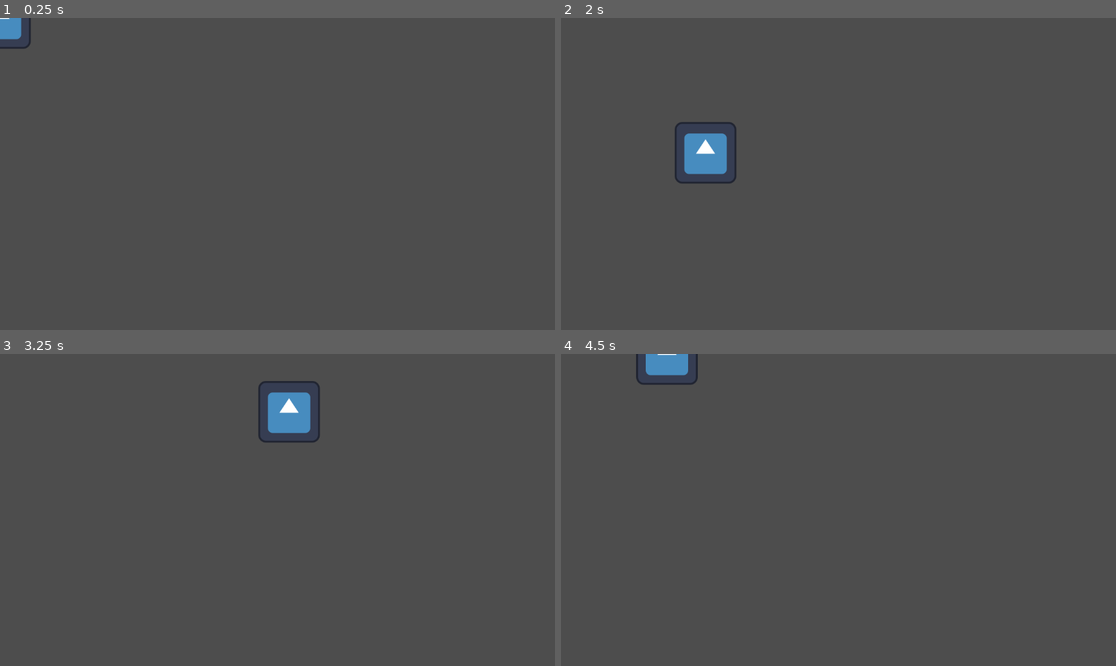
Above: before the commit, frames 1-4 (two rows, left to right).
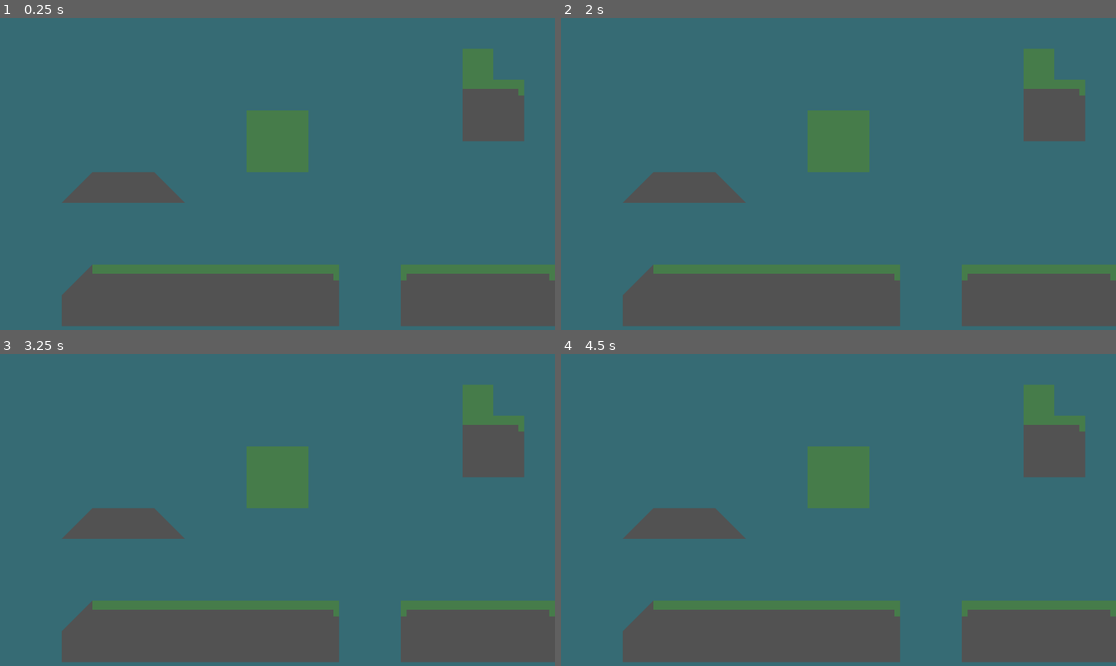
Above: after the commit, the same moments.

Repository: RealityGalaxy/Varis
Game: Godot game, scene res://scenes/level.tscn
Same seed, same stepped clock (60 frames per second), same inputs: the game is played once before the commit and once after it. The engine's default icon, where the game draws it, is replaced by a stand-in: a white triangle on a blue panel in a dark square.
Inputs:
- Up to frame 1 (0.25 s): no input
- Up to frame 2 (2 s): tap Enter at 0.5 s; hold Right (right) 0.53-1.28 s; hold Down (down) from 1.28 s (still down)
- Up to frame 3 (3.25 s): release Down (down) at 2.03 s; hold Right (right) 2.03-2.78 s; hold Up (up) from 2.78 s (still down)
- Up to frame 4 (4.5 s): release Up (up) at 3.53 s; hold Left (left) from 3.53 s (still down)

The runs differ from the first frame. In frame 1, 84% of the frame differs, in the area x 0-100%, y 0-100%; in frame 2, 84%; in frame 3, 84%; in frame 4, 84%.

Commit message:
VL-24. Basic map
Added a basic map with a tileset. Changed environment color and added physics to tileset.

Diff:
--- a/Varis/project.godot
+++ b/Varis/project.godot
@@ -45,3 +45,4 @@
 [rendering]
 
 renderer/rendering_method="mobile"
+environment/defaults/default_clear_color=Color(0.211765, 0.419608, 0.454902, 1)
--- a/Varis/scenes/level.tscn
+++ b/Varis/scenes/level.tscn
@@ -1,7 +1,47 @@
-[gd_scene load_steps=2 format=3 uid="uid://cgw6rfirr30ks"]
+[gd_scene load_steps=4 format=3 uid="uid://cgw6rfirr30ks"]
 
-[ext_resource type="PackedScene" uid="uid://cubitxapsm3h1" path="res://scenes/char.tscn" id="1_4kh5w"]
+[ext_resource type="Texture2D" uid="uid://hb5qw0s3eac2" path="res://graphics/terrain/tilemaps/GrassTilemap.png" id="1_jefxm"]
+
+[sub_resource type="TileSetAtlasSource" id="TileSetAtlasSource_rfgjm"]
+texture = ExtResource("1_jefxm")
+texture_region_size = Vector2i(64, 64)
+0:0/0 = 0
+0:0/0/physics_layer_0/linear_velocity = Vector2(0, 0)
+0:0/0/physics_layer_0/angular_velocity = 0.0
+0:0/0/physics_layer_0/polygon_0/points = PackedVector2Array(-32, -32, 32, -32, 32, 32, -32, 32)
+1:0/0 = 0
+1:0/0/physics_layer_0/linear_velocity = Vector2(0, 0)
+1:0/0/physics_layer_0/angular_velocity = 0.0
+1:0/0/physics_layer_0/polygon_0/points = PackedVector2Array(-32, -32, 32, -32, 32, 32, -32, 32)
+0:1/0 = 0
+0:1/0/physics_layer_0/linear_velocity = Vector2(0, 0)
+0:1/0/physics_layer_0/angular_velocity = 0.0
+0:1/0/physics_layer_0/polygon_0/points = PackedVector2Array(-32, -32, 32, -32, 32, 32, -32, 32)
+1:1/0 = 0
+1:1/0/physics_layer_0/linear_velocity = Vector2(0, 0)
+1:1/0/physics_layer_0/angular_velocity = 0.0
+1:1/0/physics_layer_0/polygon_0/points = PackedVector2Array(-32, -32, 32, -32, 32, 32, -32, 32)
+2:1/0 = 0
+2:1/0/physics_layer_0/linear_velocity = Vector2(0, 0)
+2:1/0/physics_layer_0/angular_velocity = 0.0
+2:1/0/physics_layer_0/polygon_0/points = PackedVector2Array(-32, -32, 32, -32, 32, 32, -32, 32)
+0:2/0 = 0
+0:2/0/physics_layer_0/linear_velocity = Vector2(0, 0)
+0:2/0/physics_layer_0/angular_velocity = 0.0
+0:2/0/physics_layer_0/polygon_0/points = PackedVector2Array(32, -32, -32, 32, 32, 32)
+1:2/0 = 0
+1:2/0/physics_layer_0/linear_velocity = Vector2(0, 0)
+1:2/0/physics_layer_0/angular_velocity = 0.0
+1:2/0/physics_layer_0/polygon_0/points = PackedVector2Array(-32, -32, 32, 32, -32, 32)
+
+[sub_resource type="TileSet" id="TileSet_ie8pg"]
+tile_size = Vector2i(64, 64)
+physics_layer_0/collision_layer = 1
+sources/0 = SubResource("TileSetAtlasSource_rfgjm")
 
 [node name="Level" type="Node2D"]
 
-[node name="Char" parent="." instance=ExtResource("1_4kh5w")]
+[node name="TileMap" type="TileMap" parent="."]
+tile_set = SubResource("TileSet_ie8pg")
+format = 2
+layer_0/tile_data = PackedInt32Array(589826, 0, 0, 589827, 0, 0, 589828, 0, 0, 589829, 0, 0, 589830, 0, 0, 589831, 0, 0, 589832, 0, 0, 589833, 0, 0, 589834, 0, 0, 589837, 0, 0, 589840, 0, 0, 589841, 0, 0, 327682, 0, 2, 327683, 0, 0, 524291, 65536, 0, 327684, 0, 0, 524292, 65536, 0, 327685, 65536, 2, 524293, 65536, 0, 524294, 65536, 0, 524295, 65536, 0, 262152, 131072, 1, 524296, 65536, 0, 262153, 131072, 1, 524297, 65536, 0, 524298, 0, 1, 524301, 65536, 1, 524302, 65536, 0, 589838, 0, 0, 524303, 65536, 0, 589839, 0, 0, 524304, 65536, 0, 524305, 0, 1, 524290, 0, 2, 131087, 65536, 0, 196623, 0, 0, 196624, 0, 0, 131088, 0, 1, 65551, 131072, 1, 196616, 131072, 1, 196617, 131072, 1)
Binary file added: Varis/graphics/terrain/tilemaps/GrassTilemap.png
Not shown, added: Varis/graphics/terrain/tilemaps/GrassTilemap.png.import
